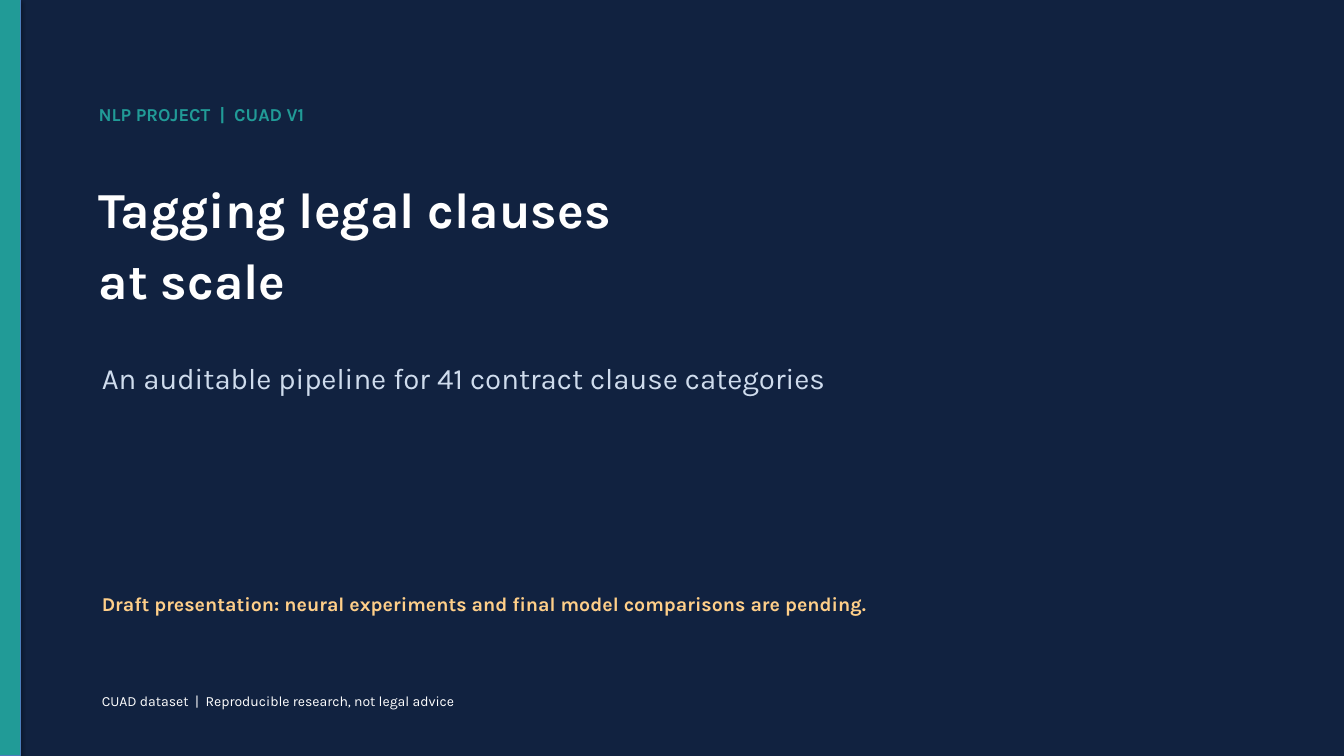
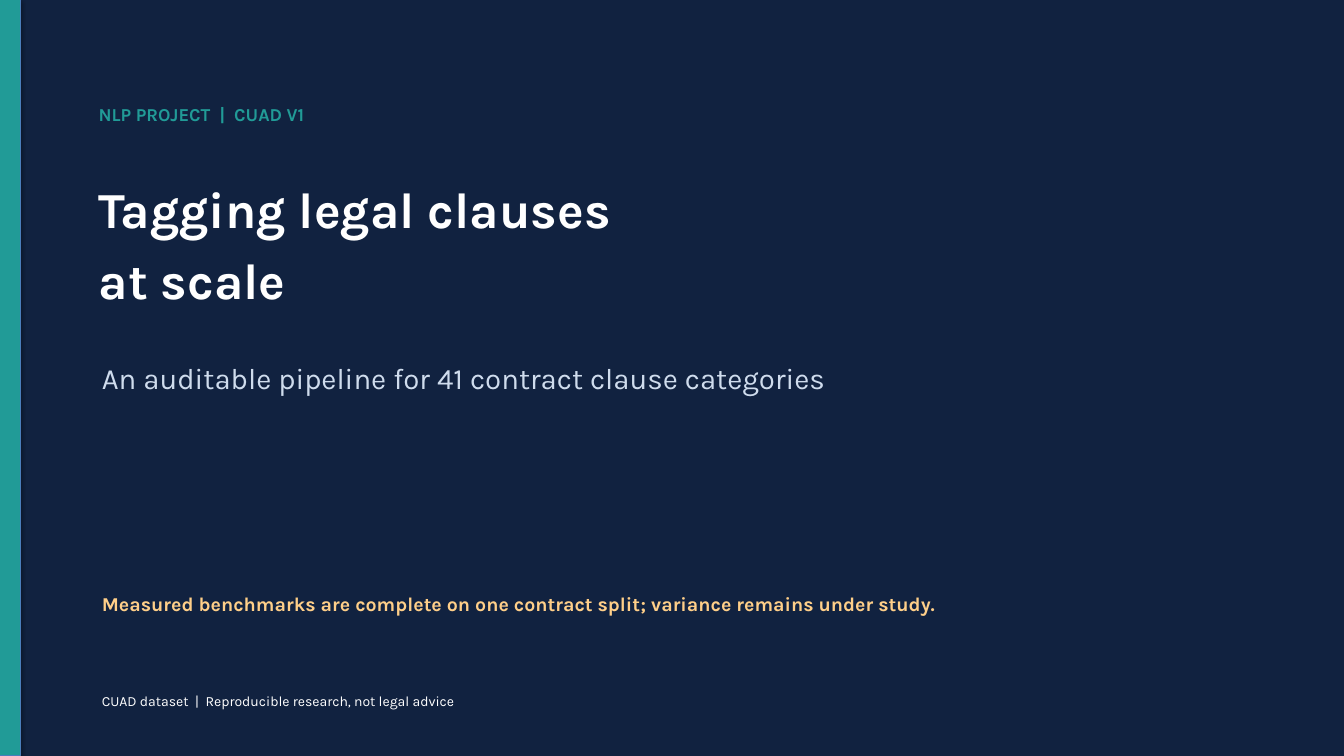
Before and after one commit to hmam-5/cuad-clause-tagging, a slide deck: slide 1 of results/CUAD_project_presentation.pptx. Drawn at 1344x756 pixels with LibreOffice and Linux fonts; fonts in the diff are those of the drawing. Boxes give left, top, right and bottom in pixels: in the first picture for what was removed or moved away, otherwise in the second. Text is boxed around its words. In the diff, an @@ line names an element or a change of style, - is before the commit and + after.

```diff
--- a/results/CUAD_project_presentation.pptx
+++ b/results/CUAD_project_presentation.pptx
@@ text at (102,597,935,616): text changed @@
-Draft presentation: neural experiments and final model comparisons are pending.
+Measured benchmarks are complete on one contract split; variance remains under study.
```
Also in this commit, not shown: 3 other slides changed, 18 other files.
